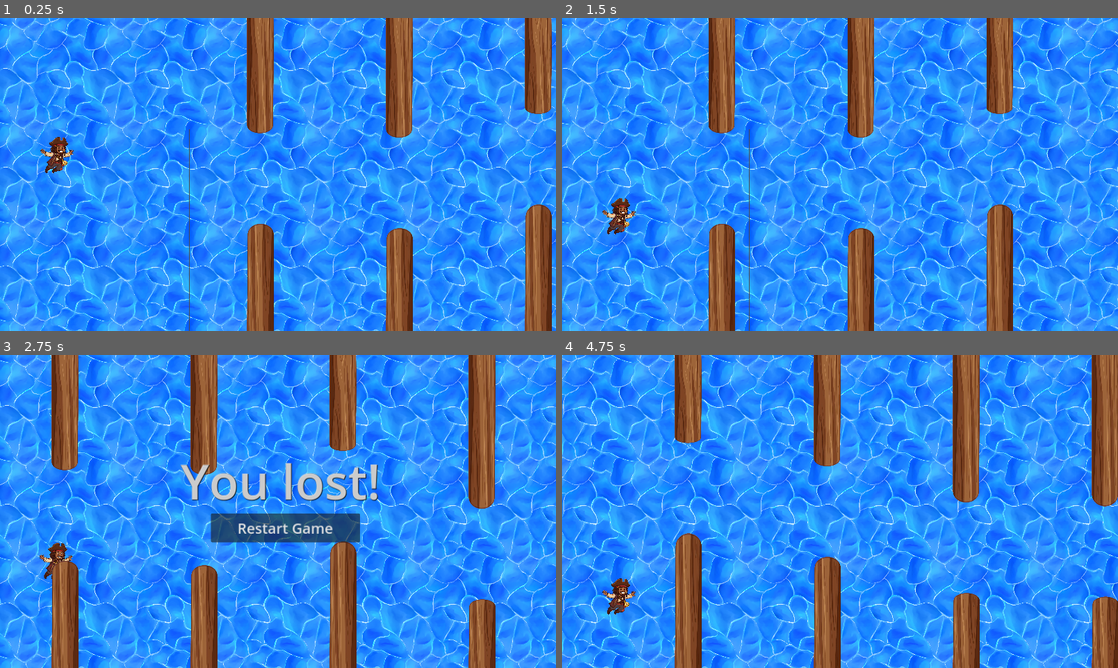
Above: before the commit, frames 1-4 (two rows, left to right).
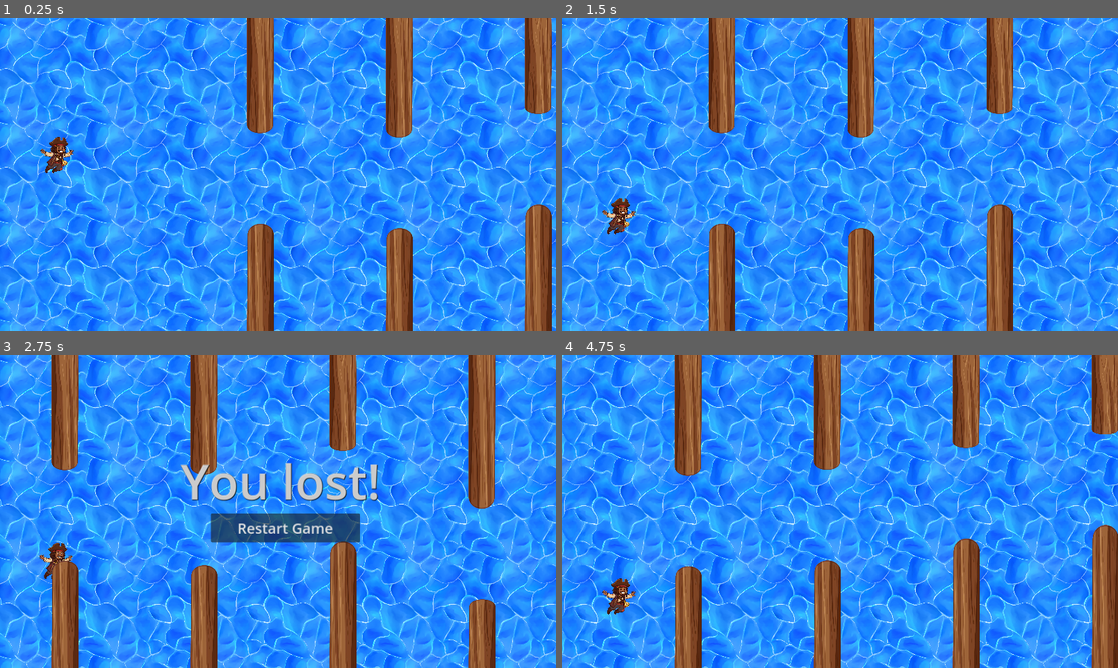
Above: after the commit, the same moments.

Repository: amodhakal/pcrpg
Game: Godot game, scene res://scenes/FirstGame.tscn
Same seed, same stepped clock (60 frames per second), same inputs: the game is played once before the commit and once after it.
Inputs (mouse positions are in pixels of both pictures, inside the frame that each line leads up to):
- Up to frame 1 (0.25 s): no input
- Up to frame 2 (1.5 s): move the mouse to (962, 158) at 0.52 s; click (962, 158) at 0.6 s; move the mouse to (728, 190) at 1.27 s; click (728, 190) at 1.35 s
- Up to frame 3 (2.75 s): move the mouse to (333, 442) at 2.02 s; click (333, 442) at 2.1 s
- Up to frame 4 (4.75 s): click "Restart Game" at 2.75 s; move the mouse to (812, 574) at 3.52 s; click (812, 574) at 3.6 s; move the mouse to (1006, 558) at 4.27 s; click (1006, 558) at 4.35 s

The runs differ from the first frame. In frame 1, 3.3% of the frame differs, in the area x 0-35%, y 0-100%; in frame 2, 2.9%; in frame 3, 2.9%; in frame 4, 8.7%, in the area x 0-100%, y 0-100%.

Commit message:
Setup log count to be around 2 mins

Diff:
--- a/scenes/FirstGame.tscn
+++ b/scenes/FirstGame.tscn
@@ -66,7 +66,7 @@
 motion_mirroring = Vector2(204, 204)
 
 [node name="WaterTile" type="Sprite2D" parent="ParallaxBackground/ParallaxLayer"]
-position = Vector2(100, -401)
+position = Vector2(101.4, -400.6)
 scale = Vector2(0.1, 0.1)
 texture = ExtResource("4_f28q1")
 
@@ -81,7 +81,7 @@
 texture = ExtResource("4_f28q1")
 
 [node name="WaterTile4" type="Sprite2D" parent="ParallaxBackground/ParallaxLayer"]
-position = Vector2(100.4, 7.4)
+position = Vector2(101.8, 7.8)
 scale = Vector2(0.1, 0.1)
 texture = ExtResource("4_f28q1")
 
@@ -106,7 +106,7 @@
 texture = ExtResource("4_f28q1")
 
 [node name="WaterTile11" type="Sprite2D" parent="ParallaxBackground/ParallaxLayer"]
-position = Vector2(100.4, 414)
+position = Vector2(101.8, 414.4)
 scale = Vector2(0.1, 0.1)
 texture = ExtResource("4_f28q1")
 
--- a/scripts/FirstLocation.gd
+++ b/scripts/FirstLocation.gd
@@ -33,7 +33,7 @@
 	const LOG_DISTANCE_X = VIEWPORT_WIDTH / 4
 	var obstacles: Array[Area2D]  = []
 
-	for leftXPosition in range(2 * LOG_DISTANCE_X, LOG_DISTANCE_X * 100, LOG_DISTANCE_X):
+	for leftXPosition in range(2 * LOG_DISTANCE_X, LOG_DISTANCE_X * 70, LOG_DISTANCE_X):
 		var topScale = randf() * 2 + 1
 		var bottomScale = 4.5 - topScale
 
